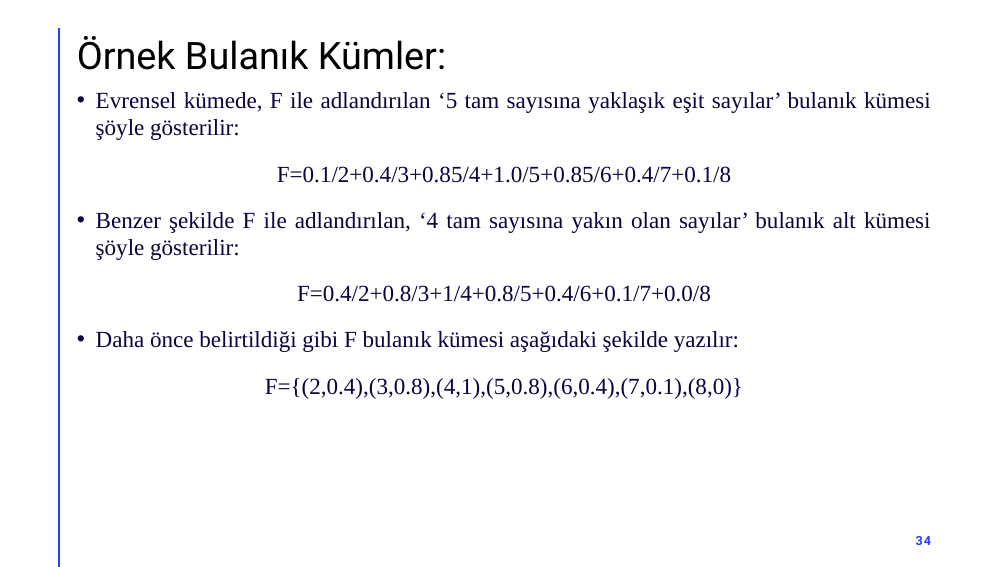
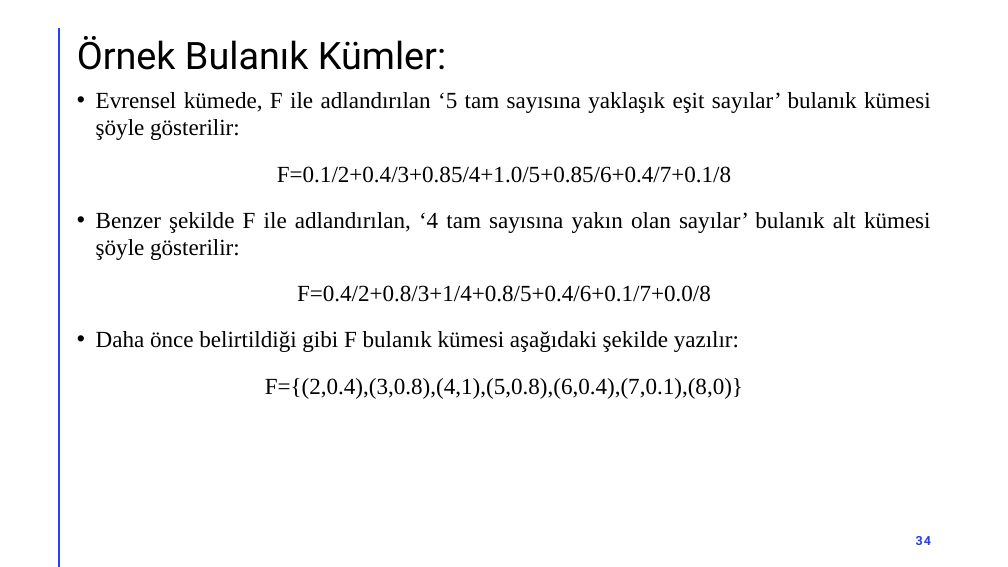
Before and after one commit to akaraci/Bulanik_Mantik, a slide deck: slide 34 of Hafta-2.pptx. Drawn at 1008x567 pixels with LibreOffice and Linux fonts; fonts in the diff are those of the drawing. Boxes give left, top, right and bottom in pixels: in the first picture for what was removed or moved away, otherwise in the second. Text is boxed around its words. In the diff, an @@ line names an element or a change of style, - is before the commit and + after.

```diff
--- a/Hafta-2.pptx
+++ b/Hafta-2.pptx
@@ text "Evrensel kümede, F ile adlandırılan ..." at bbox=[96, 92, 931, 399]: text colour #10013F to #000000 @@
```
Also in this commit, not shown: 16 other slides changed, 1 slide added.
